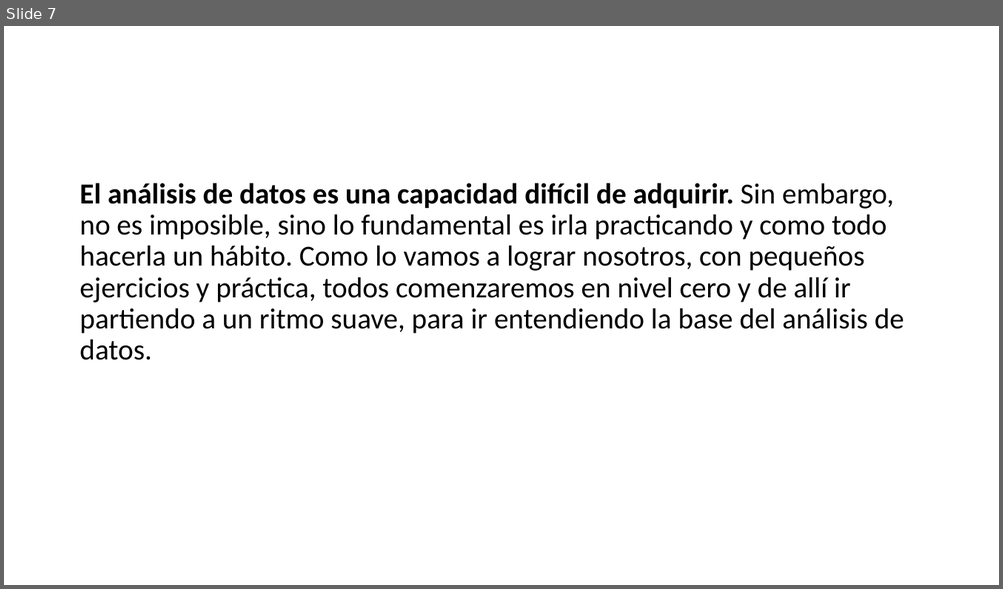
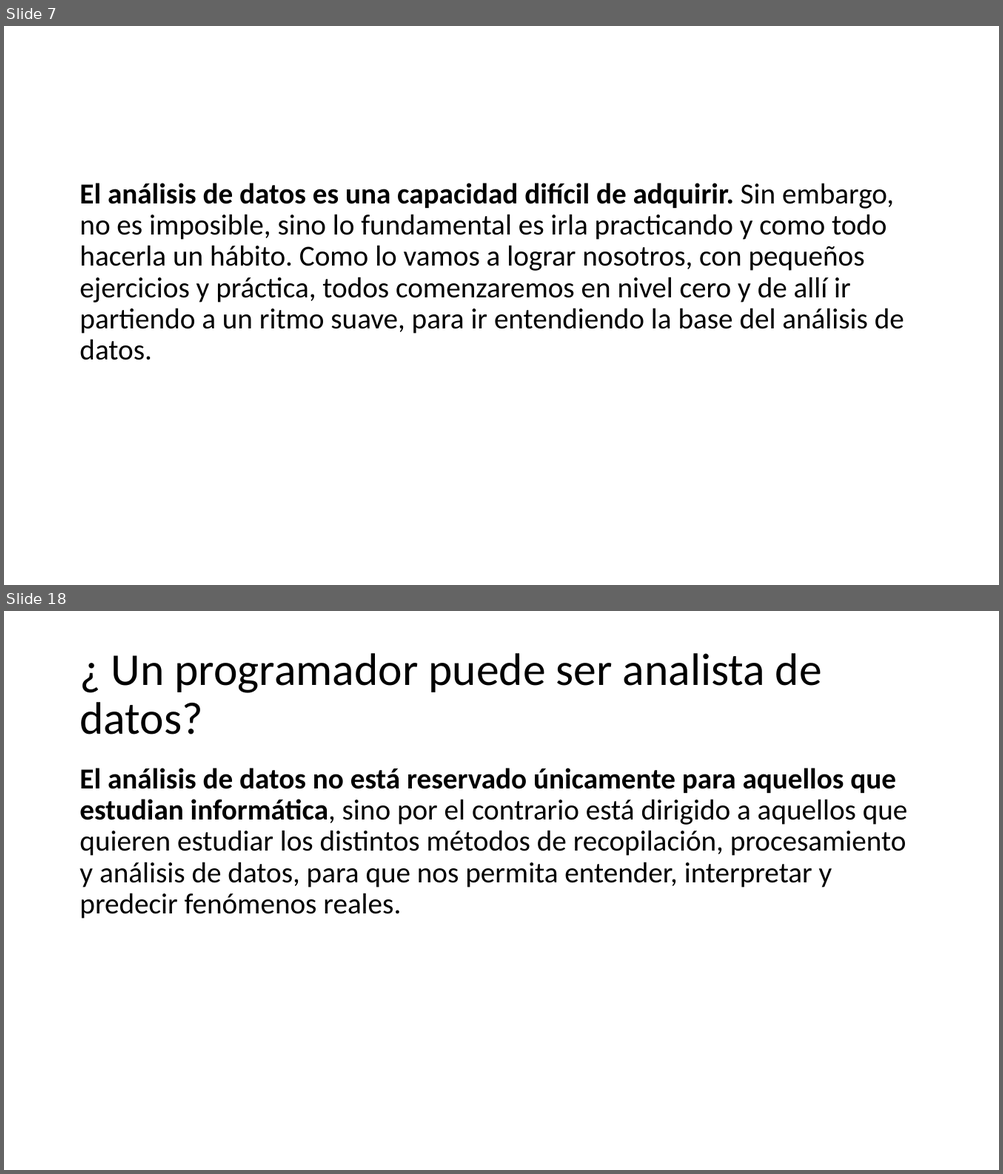
Before and after one commit to wparedesgt/RBasico, a slide deck: presentaciones/S01-New/00_Inicio.pptx. Shown one above the other, each under a label of ours: slide 7 before the commit, slides 7 and 18 after it; the slides between them are not shown. The pictures are 1003x589 and 1003x1174 pixels, drawn with LibreOffice and Linux fonts; fonts in the diff are those of the drawing; background and template pictures are left out. Boxes give left, top, right and bottom in pixels: in the first picture for what was removed or moved away, otherwise in the second. Text is boxed around its words. In the diff, an @@ line names an element or a change of style, - is before the commit and + after.

```diff
--- a/presentaciones/S01-New/00_Inicio.pptx
+++ b/presentaciones/S01-New/00_Inicio.pptx
@@ slide 18 added at [4,611,999,1170], background picture (left out) @@
@@ title added at [79,653,822,735], 44 pt, text #000000 @@
+¿ Un programador puede ser analista de datos?
@@ text added at [79,768,908,919], 28 pt, text #000000 @@
+El análisis de datos no está reservado únicamente para aquellos que estudian informática, sino por el contrario está dirigido a aquellos que quieren estudiar los distintos métodos de recopilación, procesamiento y análisis de datos, para que nos permita entender, interpretar y predecir fenómenos reales.
```
Also in this commit, not shown: 10 other slides added, 9 other files.
